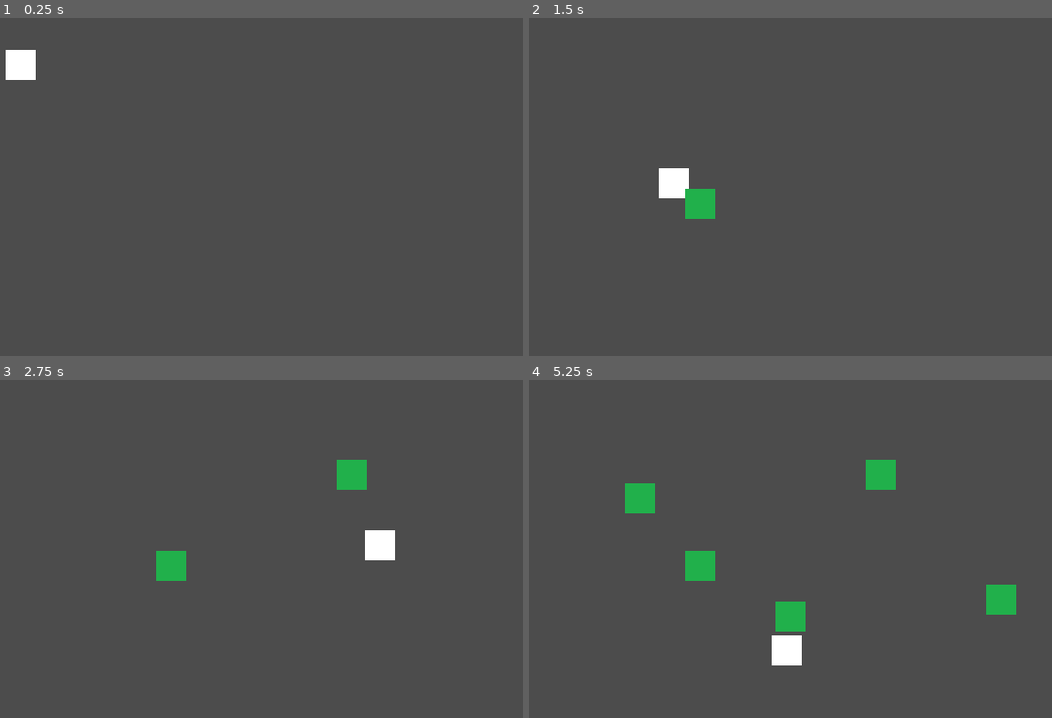
Above: before the commit, frames 1-4 (two rows, left to right).
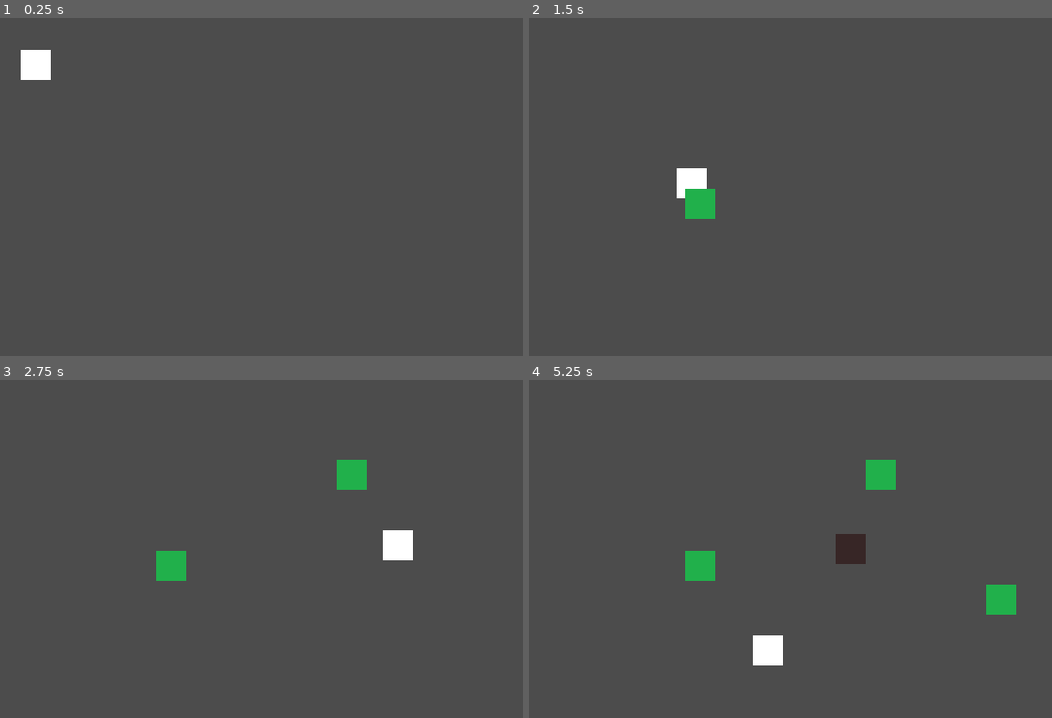
Above: after the commit, the same moments.

Repository: TylerPelaez/TowerCard
Game: Godot game, scene res://World/TestLevel.tscn
Same seed, same stepped clock (60 frames per second), same inputs: the game is played once before the commit and once after it. Before the commit the project starts from res://World/World.tscn.
Inputs (mouse positions are in pixels of both pictures, inside the frame that each line leads up to):
- Up to frame 1 (0.25 s): no input
- Up to frame 2 (1.5 s): move the mouse to (952, 170) at 0.52 s; tap E (dev_place_tower, bound only after the commit) at 0.6 s; click (952, 170) at 0.8 s; move the mouse to (701, 203) at 1.27 s; click (701, 203) at 1.35 s
- Up to frame 3 (2.75 s): tap E (dev_place_tower, bound only after the commit) at 1.55, 2.1 s; move the mouse to (350, 474) at 2.02 s; click (350, 474) at 2.3 s
- Up to frame 4 (5.25 s): move the mouse to (790, 616) at 2.77 s; click (790, 616) at 2.85 s; tap E (dev_place_tower, bound only after the commit) at 3.05, 3.6, 4.55, 5.1 s; move the mouse to (999, 599) at 3.52 s; click (999, 599) at 3.8 s; move the mouse to (638, 498) at 4.27 s; click (638, 498) at 4.35 s; move the mouse to (853, 549) at 5.02 s

The runs differ from the first frame. In frame 1, 0.5% of the frame differs, in the area x 1-10%, y 9-19%; in frame 2, 0.5%; in frame 3, 0.6%; in frame 4, 2.2%, in the area x 18-65%, y 30-85%.

Commit message:
Tower placement

Diff:
--- /dev/null
+++ b/Player/PlayerController.gd
@@ -0,0 +1,55 @@
+extends Node
+
+enum STATE {
+	DEFAULT,
+	PLACING_TOWER
+}
+
+const BasicTowerResource: Resource = preload("res://Towers/BasicTower.tscn")
+
+var ui_state = STATE.DEFAULT
+var held_tower
+
+var level_placement_area
+
+func _physics_process(delta: float) -> void:
+	match ui_state:
+		STATE.DEFAULT:
+			if Input.is_action_just_pressed("dev_place_tower"):
+				_start_placing_tower(BasicTowerResource)
+		STATE.PLACING_TOWER:
+			if held_tower == null:
+				print("ERROR: state is PLACING_TOWER, but held_tower is null")
+				return
+
+			held_tower.global_position = held_tower.get_global_mouse_position()
+
+			if !can_place_held_tower():
+				held_tower.setCantPlaceColor()
+				return
+
+			if Input.is_action_just_pressed("place_tower"):
+				_place_tower()
+			else:
+				held_tower.setCanPlaceColor()
+
+func set_level_placement_area(area: Node) -> void:
+	level_placement_area = area
+
+func _start_placing_tower(tower: Resource) -> void:
+	ui_state = STATE.PLACING_TOWER
+	var instance = tower.instance()
+	get_tree().current_scene.add_child(instance)
+	instance.global_position = instance.get_global_mouse_position()
+	held_tower = instance
+
+func _place_tower() -> void:
+	held_tower.build_tower()
+	held_tower = null
+	ui_state = STATE.DEFAULT
+
+func can_place_held_tower() -> bool:
+	if held_tower == null || level_placement_area == null:
+		return false
+
+	return held_tower.overlaps_area(level_placement_area) && held_tower.get_overlapping_areas().size() == 1
--- /dev/null
+++ b/Player/PlayerController.tscn
@@ -0,0 +1,6 @@
+[gd_scene load_steps=2 format=2]
+
+[ext_resource path="res://Player/PlayerController.gd" type="Script" id=1]
+
+[node name="PlayerController" type="Node"]
+script = ExtResource( 1 )
--- a/Towers/BaseTower.gd
+++ b/Towers/BaseTower.gd
@@ -1,2 +1,25 @@
-extends StaticBody2D
+extends Area2D
 class_name BaseTower
+
+const cantPlaceColor: Color = Color(1, 0, 0, 0.5)
+const transparentColor: Color = Color(1, 1, 1, 0.5)
+const opaqueColor: Color = Color(1, 1, 1, 1)
+
+onready var sprite = $Sprite
+var active: bool = false
+
+func _ready() -> void:
+	sprite.modulate = transparentColor
+
+func _process(delta: float) -> void:
+	pass
+
+func build_tower() -> void:
+	sprite.modulate = opaqueColor
+	active = true
+
+func setCantPlaceColor() -> void:
+	sprite.modulate = cantPlaceColor
+
+func setCanPlaceColor() -> void:
+	sprite.modulate = transparentColor
--- a/Towers/BaseTower.tscn
+++ b/Towers/BaseTower.tscn
@@ -2,9 +2,10 @@
 
 [ext_resource path="res://Towers/BaseTower.gd" type="Script" id=1]
 
-[node name="BaseTower" type="StaticBody2D"]
+[node name="BaseTower" type="Area2D"]
+collision_mask = 3
 script = ExtResource( 1 )
 
 [node name="Sprite" type="Sprite" parent="."]
 
-[node name="PlacementSize" type="CollisionShape2D" parent="."]
+[node name="PlacementCollider" type="CollisionShape2D" parent="."]
--- a/Towers/BasicTower.tscn
+++ b/Towers/BasicTower.tscn
@@ -11,5 +11,5 @@
 [node name="Sprite" parent="." index="0"]
 texture = ExtResource( 2 )
 
-[node name="PlacementSize" parent="." index="1"]
+[node name="PlacementCollider" parent="." index="1"]
 shape = SubResource( 1 )
--- a/World/Level.gd
+++ b/World/Level.gd
@@ -3,27 +3,15 @@
 class_name Level
 
 const BaseEnemyResource: Resource = preload("res://Enemies/BaseEnemy.tscn")
-const BasicTowerResource: Resource = preload("res://Towers/BasicTower.tscn")
-
-const NO_PLACEMENT_DISTANCE: float = 5.0
-
 onready var enemyPath = $EnemyPath
+onready var playerController = $PlayerController
+onready var placementArea = $PlacementArea
 
 func _ready():
 	_spawnEnemy(BaseEnemyResource)
-
+	playerController.set_level_placement_area(placementArea)
 
 func _spawnEnemy(resource: Resource) -> void:
 	var instance = resource.instance()
 	enemyPath.add_child(instance)
 	instance.global_position = enemyPath.global_position
-
-func _spawnTower(tower: Resource, spawnPosition: Vector2) -> void:
-	var instance = tower.instance()
-	get_tree().current_scene.add_child(instance)
-	instance.global_position = spawnPosition
-
-func _on_PlacementArea_input_event(viewport: Node, event: InputEvent, shape_idx: int) -> void:
-	if (event is InputEventMouseButton && event.pressed && event.button_index == BUTTON_LEFT):
-		print(event.global_position)
-		_spawnTower(BasicTowerResource, event.position)
--- /dev/null
+++ b/World/TestLevel.tscn
@@ -0,0 +1,27 @@
+[gd_scene load_steps=5 format=2]
+
+[ext_resource path="res://World/EnemyPath.tscn" type="PackedScene" id=1]
+[ext_resource path="res://World/Level.gd" type="Script" id=2]
+[ext_resource path="res://Player/PlayerController.tscn" type="PackedScene" id=3]
+
+[sub_resource type="Curve2D" id=1]
+_data = {
+"points": PoolVector2Array( 0, 0, 0, 0, 24, 0, 0, 0, 0, 0, 24, 48, 0, 0, 0, 0, 72, 48, 0, 0, 0, 0, 72, 88, 0, 0, 0, 0, 144, 88, 0, 0, 0, 0, 272, 88, 0, 0, 0, 0, 272, 144, 0, 0, 0, 0, 120, 144, 0, 0, 0, 0, 120, 200 )
+}
+
+[node name="TestLevel" type="Node2D"]
+script = ExtResource( 2 )
+
+[node name="EnemyPath" parent="." instance=ExtResource( 1 )]
+curve = SubResource( 1 )
+
+[node name="PlacementArea" type="Area2D" parent="."]
+collision_layer = 2
+collision_mask = 0
+
+[node name="CollisionPolygon2D" type="CollisionPolygon2D" parent="PlacementArea"]
+polygon = PoolVector2Array( 0, 0, 8, 0, 8, 64, 56, 64, 56, 104, 256, 104, 256, 128, 104, 128, 104, 208, 136, 208, 136, 160, 288, 160, 288, 72, 88, 72, 88, 32, 40, 32, 40, 0, 320, 0, 320, 224, 0, 224 )
+
+[node name="PlayerController" parent="." instance=ExtResource( 3 )]
+
+[editable path="EnemyPath"]
--- a/World/World.tscn
+++ /dev/null
@@ -1,23 +0,0 @@
-[gd_scene load_steps=4 format=2]
-
-[ext_resource path="res://World/EnemyPath.tscn" type="PackedScene" id=1]
-[ext_resource path="res://World/Level.gd" type="Script" id=2]
-
-[sub_resource type="Curve2D" id=1]
-_data = {
-"points": PoolVector2Array( 0, 0, 0, 0, 16, 0, 0, 0, 0, 0, 16, 48, 0, 0, 0, 0, 72, 48, 0, 0, 0, 0, 72, 88, 0, 0, 0, 0, 144, 88, 0, 0, 0, 0, 272, 88, 0, 0, 0, 0, 272, 144, 0, 0, 0, 0, 120, 144, 0, 0, 0, 0, 120, 200 )
-}
-
-[node name="World" type="Node2D"]
-script = ExtResource( 2 )
-
-[node name="EnemyPath" parent="." instance=ExtResource( 1 )]
-curve = SubResource( 1 )
-
-[node name="PlacementArea" type="Area2D" parent="."]
-
-[node name="CollisionPolygon2D" type="CollisionPolygon2D" parent="PlacementArea"]
-polygon = PoolVector2Array( 0, 0, 8, 0, 8, 56, 64, 56, 64, 96, 264, 96, 264, 136, 112, 136, 112, 208, 128, 208, 128, 152, 280, 152, 280, 80, 80, 80, 80, 40, 24, 40, 24, 0, 320, 0, 320, 224, 0, 224 )
-[connection signal="input_event" from="PlacementArea" to="." method="_on_PlacementArea_input_event"]
-
-[editable path="EnemyPath"]
--- a/project.godot
+++ b/project.godot
@@ -14,7 +14,7 @@
 "language": "GDScript",
 "path": "res://Enemies/BaseEnemy.gd"
 }, {
-"base": "StaticBody2D",
+"base": "Area2D",
 "class": "BaseTower",
 "language": "GDScript",
 "path": "res://Towers/BaseTower.gd"
@@ -39,7 +39,7 @@
 [application]
 
 config/name="TowerCard"
-run/main_scene="res://World/World.tscn"
+run/main_scene="res://World/TestLevel.tscn"
 config/icon="res://icon.png"
 
 [display]
@@ -74,9 +74,23 @@
 "svg/scale": 1.0
 }
 
+[input]
+
+dev_place_tower={
+"deadzone": 0.5,
+"events": [ Object(InputEventKey,"resource_local_to_scene":false,"resource_name":"","device":0,"alt":false,"shift":false,"control":false,"meta":false,"command":false,"pressed":false,"scancode":69,"unicode":0,"echo":false,"script":null)
+ ]
+}
+place_tower={
+"deadzone": 0.5,
+"events": [ Object(InputEventMouseButton,"resource_local_to_scene":false,"resource_name":"","device":0,"alt":false,"shift":false,"control":false,"meta":false,"command":false,"button_mask":0,"position":Vector2( 0, 0 ),"global_position":Vector2( 0, 0 ),"factor":1.0,"button_index":1,"pressed":false,"doubleclick":false,"script":null)
+ ]
+}
+
 [layer_names]
 
 2d_physics/layer_1="Towers"
+2d_physics/layer_2="PlacementArea"
 
 [rendering]
 
